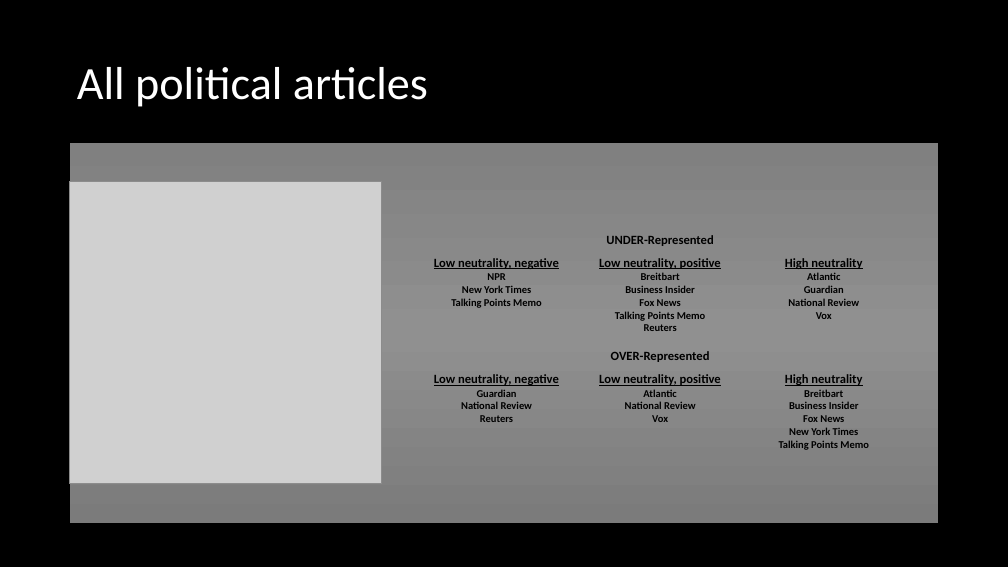
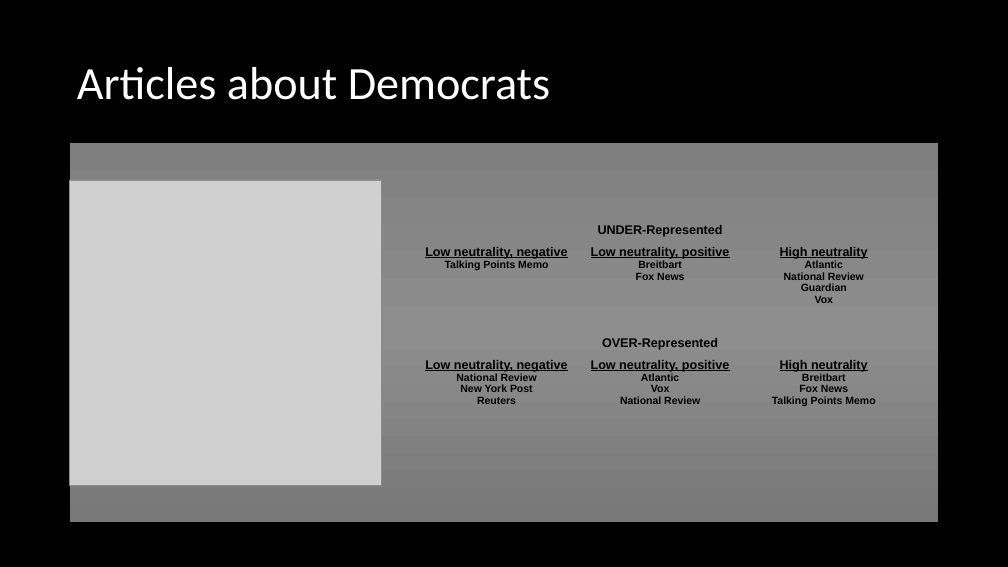
Before and after one commit to jrizcallah/Springboard, a slide deck: slide 28 of Springboard/capstone2/reports/sentiment_bias_presentation.pptx (slide 26 before the commit). Drawn at 1008x567 pixels with LibreOffice and Linux fonts; fonts in the diff are those of the drawing; grey boxes stand for pictures. Boxes give left, top, right and bottom in pixels: in the first picture for what was removed or moved away, otherwise in the second. Text is boxed around its words. In the diff, an @@ line names an element or a change of style, - is before the commit and + after.

```diff
--- a/Springboard/capstone2/reports/sentiment_bias_presentation.pptx
+++ b/Springboard/capstone2/reports/sentiment_bias_presentation.pptx
@@ title at bbox=[77, 67, 550, 100]: text changed @@
-All political articles
+Articles about Democrats
@@ rectangle at bbox=[70, 143, 939, 523]: fill gradient #808080 to #909090 to #7C7C7C to gradient #7F7F7F to #8D8D8D to #787878; outline #000000 0.5 pt to #000000 0.75 pt @@
@@ table at bbox=[415, 216, 906, 464] @@
-row 3: NPR | Breitbart | Atlantic
-row 4: New York Times | Business Insider | Guardian
-row 5: Talking Points Memo | Fox News | National Review
-row 6:  | Talking Points Memo | Vox
-row 7:  | Reuters | 
+row 3: Talking Points Memo | Breitbart | Atlantic
+row 4:  | Fox News | National Review
+row 5:  |  | Guardian
+row 6:  |  | Vox
-row 10: Guardian | Atlantic | Breitbart
-row 11: National Review | National Review | Business Insider
-row 12: Reuters | Vox | Fox News
-row 13:  |  | New York Times
-row 14:  |  | Talking Points Memo
+row 9: National Review | Atlantic | Breitbart
+row 10: New York Post | Vox | Fox News
+row 11: Reuters | National Review | Talking Points Memo
+row 12:  |  | 
@@ table: place and size @@
-table at bbox=[415, 225, 906, 454]
+table at bbox=[415, 216, 906, 464]
```
Also in this commit, not shown: 26 other slides changed, 6 slides added, 2 slides removed, 29 other files.
